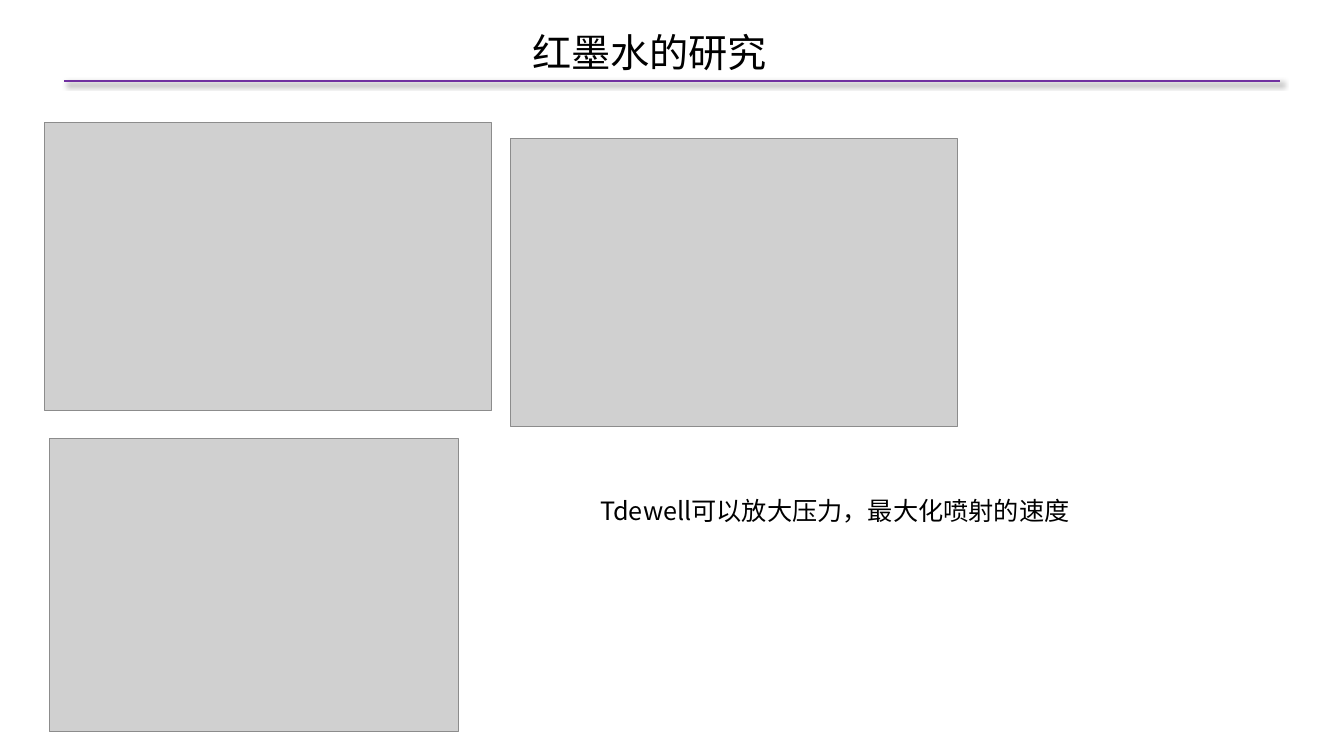
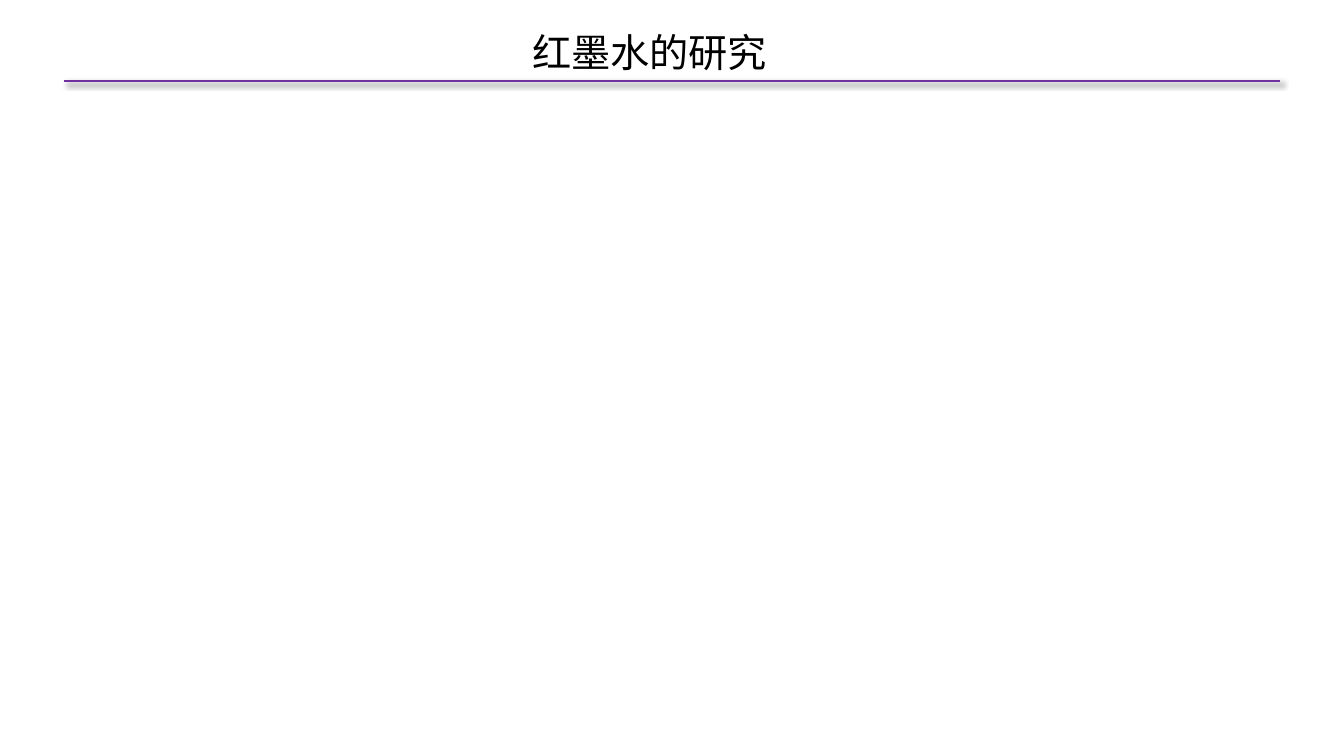
Before and after one commit to jysvs/Mytest, a slide deck: slide 17 of PPT/喷墨打印总结/喷墨打印总结.pptx (slide 9 before the commit). Drawn at 1344x756 pixels with LibreOffice and Linux fonts; fonts in the diff are those of the drawing; grey boxes stand for pictures. Boxes give left, top, right and bottom in pixels: in the first picture for what was removed or moved away, otherwise in the second. Text is boxed around its words. In the diff, an @@ line names an element or a change of style, - is before the commit and + after.

```diff
--- a/PPT/喷墨打印总结/喷墨打印总结.pptx
+++ b/PPT/喷墨打印总结/喷墨打印总结.pptx
@@ picture removed at box(44, 123, 491, 411) @@
@@ picture removed at box(511, 138, 958, 426) @@
@@ picture removed at box(49, 439, 459, 732) @@
@@ text removed at box(600, 498, 1069, 523) @@
-Tdewell可以放大压力，最大化喷射的速度
```
Also in this commit, not shown: 6 other slides changed, 6 slides added, 12 other files.
